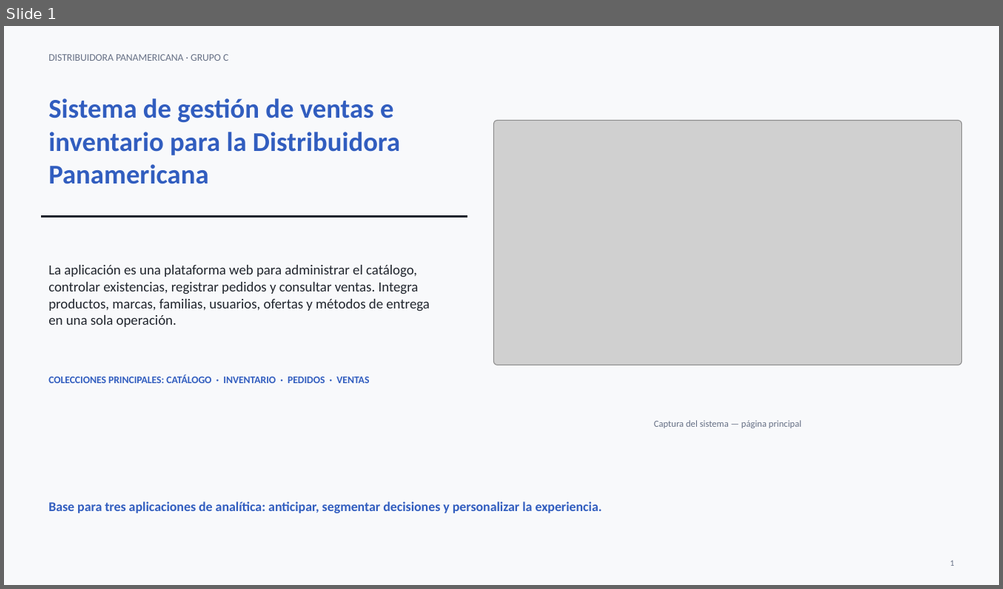
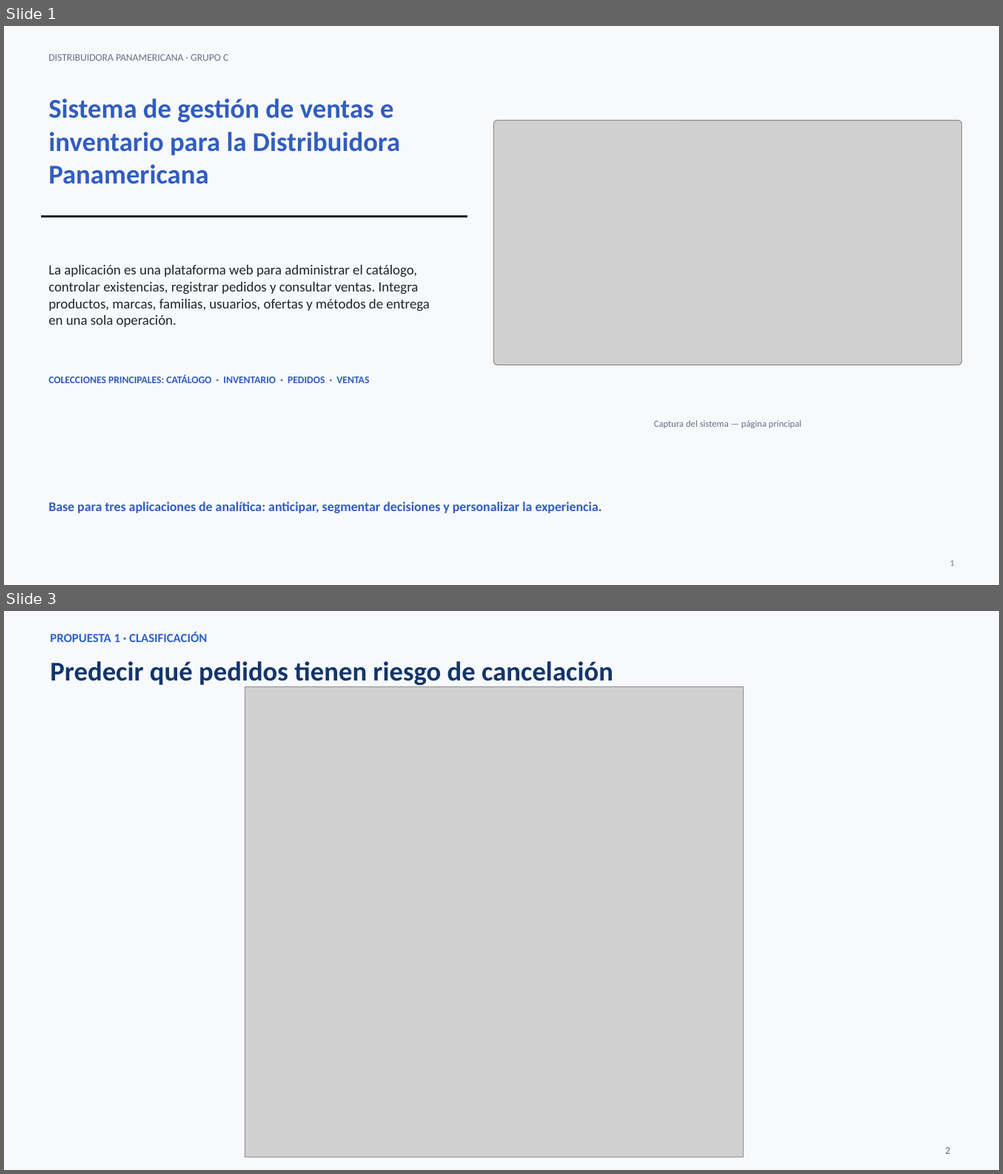
Before and after one commit to Oscar-David-Dela-Cruz-Hdez/pryBinaBack, a slide deck: outputs/Propuestas_analitica_Distribuidora_Panamericana_campos_completos.pptx. Shown one above the other, each under a label of ours: slide 1 before the commit, slides 1 and 3 after it; the slides between them are not shown. The pictures are 1003x589 and 1003x1174 pixels, drawn with LibreOffice and Linux fonts; fonts in the diff are those of the drawing; grey boxes stand for pictures. Boxes give left, top, right and bottom in pixels: in the first picture for what was removed or moved away, otherwise in the second. Text is boxed around its words. In the diff, an @@ line names an element or a change of style, - is before the commit and + after.

```diff
--- a/outputs/Propuestas_analitica_Distribuidora_Panamericana_campos_completos.pptx
+++ b/outputs/Propuestas_analitica_Distribuidora_Panamericana_campos_completos.pptx
@@ slide 3 added at [4, 611, 999, 1170], background #F7F9FC @@
@@ text added at [50, 632, 207, 642], 12 pt, text #2F62C7, bold @@
+PROPUESTA 1 · CLASIFICACIÓN
@@ text added at [50, 661, 613, 687], 26.2 pt, text #12356B, bold @@
+Predecir qué pedidos tienen riesgo de cancelación
@@ picture added at [245, 687, 743, 1157] @@
@@ text added at [945, 1147, 950, 1154], 9.8 pt, text #59677C @@
+2
```
Also in this commit, not shown: 2 slides changed, 1 other slide added, 31 other files.
